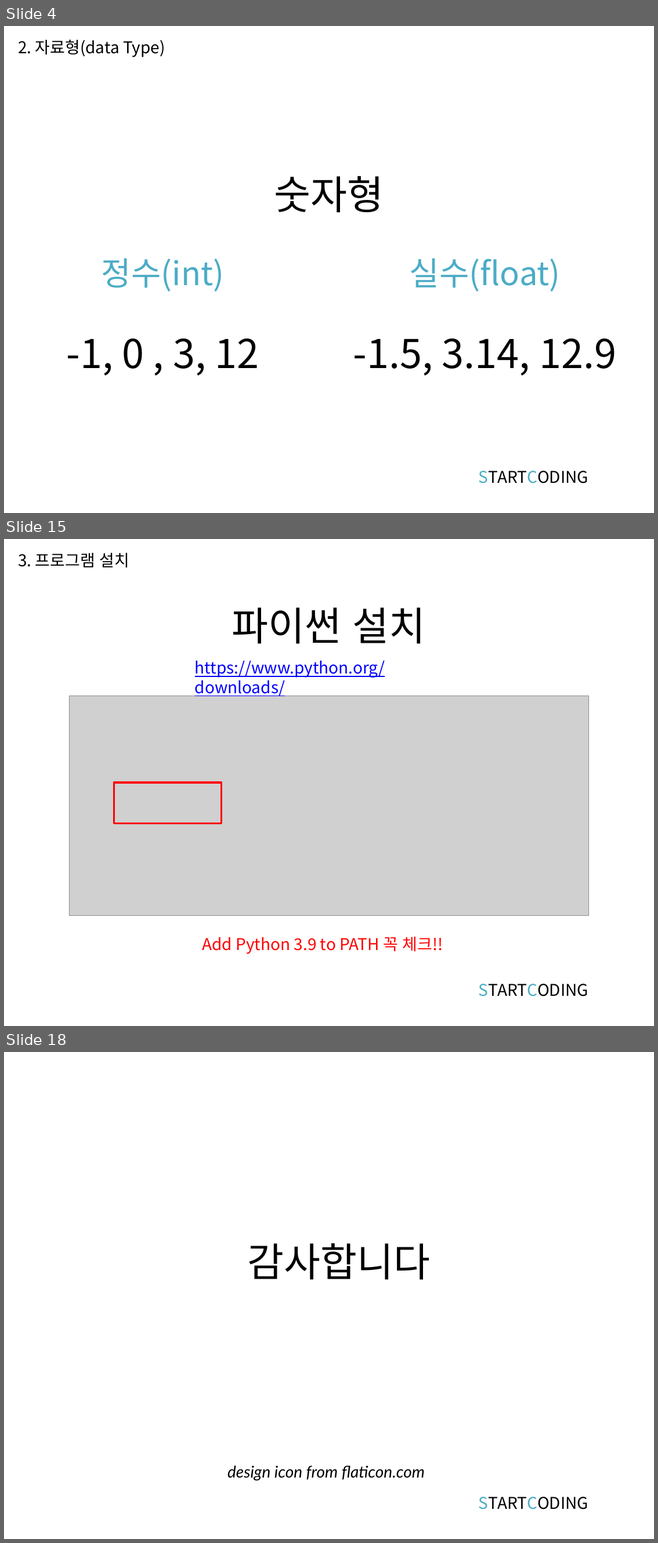
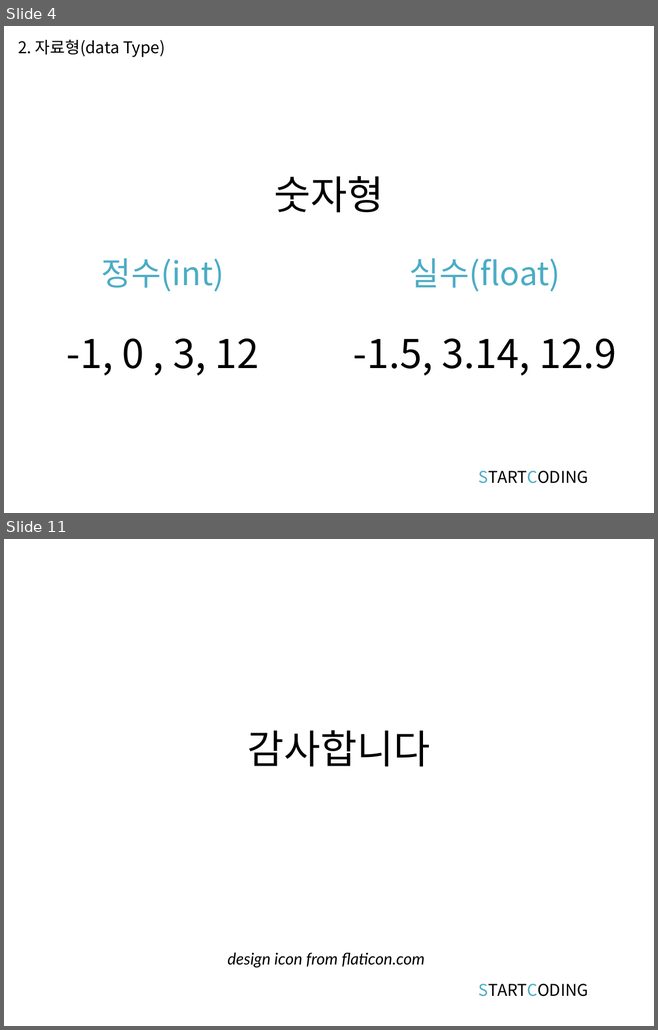
Before and after one commit to kwonkijun/python, a slide deck: 파이썬기초(PPT)/파이썬 기초 2강_자료형과 변수.pptx. Shown one above the other, each under a label of ours: slides 4, 15 and 18 before the commit, slides 4 and 11 after it; the slides between them are not shown. The pictures are 658x1543 and 658x1030 pixels, drawn with LibreOffice and Linux fonts; fonts in the diff are those of the drawing; grey boxes stand for pictures. Boxes give left, top, right and bottom in pixels: in the first picture for what was removed or moved away, otherwise in the second. Text is boxed around its words. In the diff, an @@ line names an element or a change of style, - is before the commit and + after.

```diff
--- a/파이썬기초(PPT)/파이썬 기초 2강_자료형과 변수.pptx
+++ b/파이썬기초(PPT)/파이썬 기초 2강_자료형과 변수.pptx
@@ slide 15 removed at [4, 539, 654, 1026], background #FFFFFF @@
@@ text removed at [18, 553, 130, 568] @@
-3. 프로그램 설치
@@ title removed at [232, 607, 426, 644] @@
-파이썬 설치
@@ text removed at [195, 660, 385, 698] @@
-https://www.python.org/downloads/
@@ picture removed at [69, 696, 588, 916] @@
@@ rectangle removed at [114, 783, 221, 824] @@
@@ text removed at [202, 937, 443, 954] @@
-Add Python 3.9 to PATH 꼭 체크!!
@@ text removed at [478, 984, 588, 997] @@
-STARTCODING
@@ what was slide 18 is now slide 11 @@
```
Also in this commit, not shown: 2 slides changed, 4 slides added, 10 other slides removed, 2 other files.
